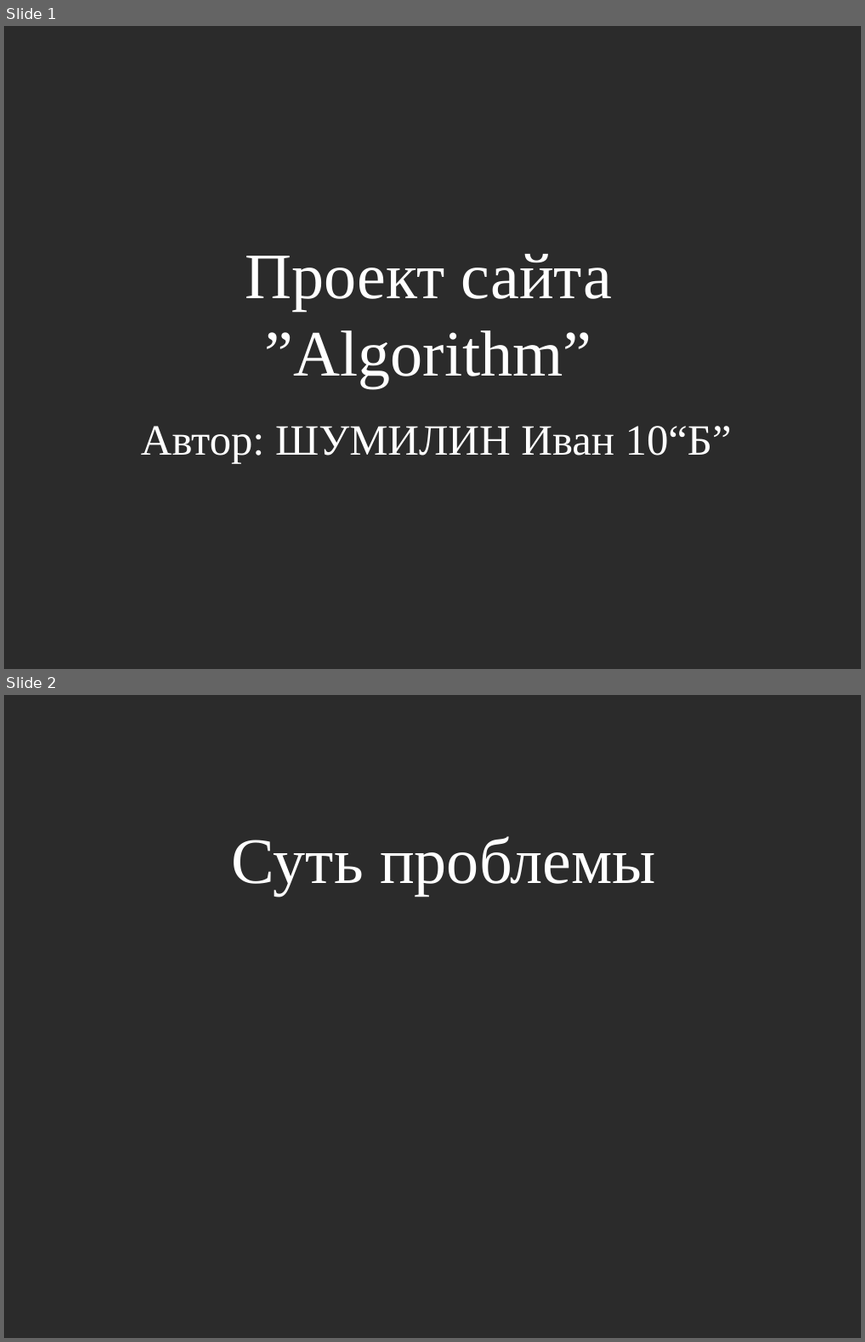
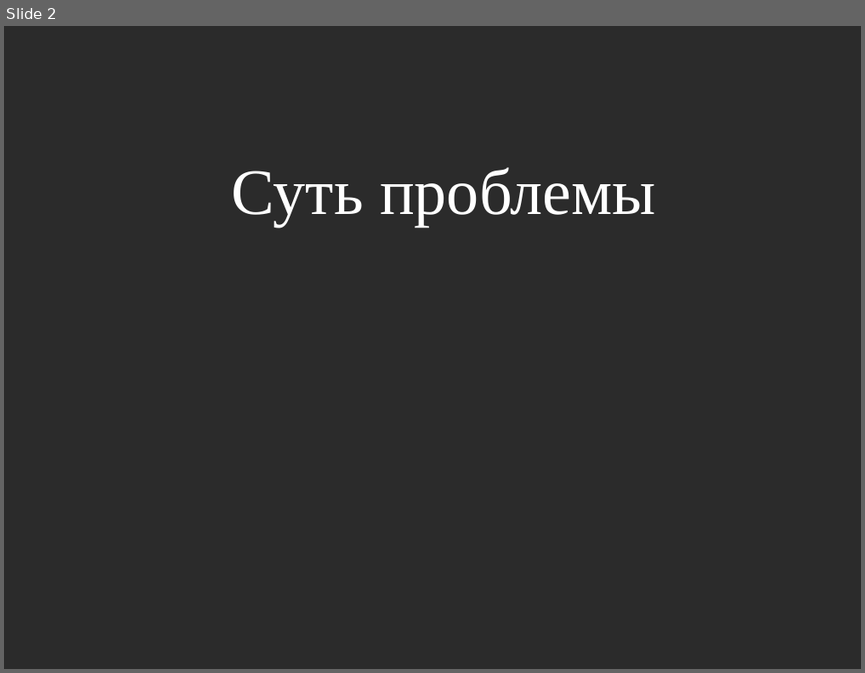
Before and after one commit to Mirovengil/school_project, a slide deck: project_page/Презентация/Шаблон.odp. Shown one above the other, each under a label of ours: slides 1 and 2 before the commit, slide 2 after it. The pictures are 865x1342 and 865x673 pixels, drawn with LibreOffice and Linux fonts; fonts in the diff are those of the drawing; background and template pictures are left out; a plain dark background stands for a picture behind light text. Boxes give left, top, right and bottom in pixels: in the first picture for what was removed or moved away, otherwise in the second. Text is boxed around its words. In the diff, an @@ line names an element or a change of style, - is before the commit and + after.

```diff
--- a/project_page/Презентация/Шаблон.odp
+++ b/project_page/Презентация/Шаблон.odp
@@ slide 1 removed at bbox=[4, 26, 861, 669], background picture (left out) @@
@@ title removed at bbox=[245, 254, 612, 388] @@
-Проект сайта
-”Algorithm”
@@ subtitle removed at bbox=[141, 426, 732, 463] @@
-Автор: ШУМИЛИН Иван 10“Б”
```
Also in this commit, not shown: 1 slide added, 3 other files.
